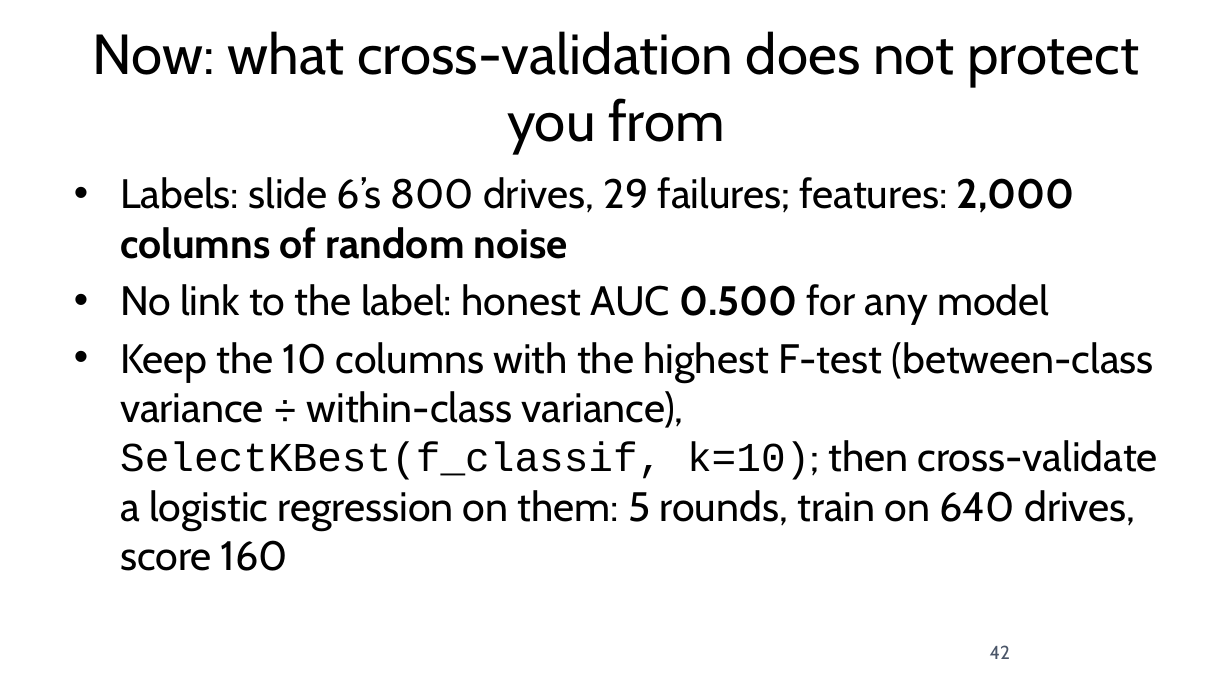
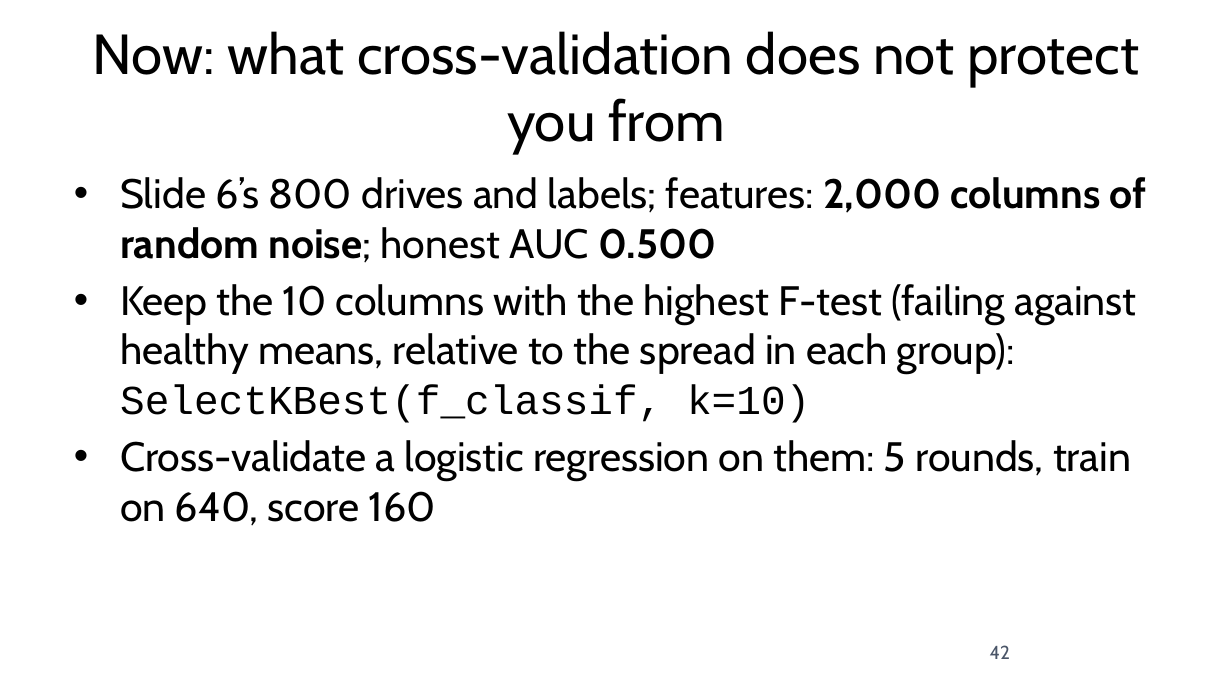
Before and after one commit to fabioantonini/technologies-for-artificial-intelligence, a slide deck: slide 42 of Lessons/05_experimental_methodology/Slides/experimental_methodology_slides.pptx. Drawn at 1232x693 pixels with LibreOffice and Linux fonts; fonts in the diff are those of the drawing; background and template pictures are left out. Boxes give left, top, right and bottom in pixels: in the first picture for what was removed or moved away, otherwise in the second. Text is boxed around its words. In the diff, an @@ line names an element or a change of style, - is before the commit and + after.

```diff
--- a/Lessons/05_experimental_methodology/Slides/experimental_methodology_slides.pptx
+++ b/Lessons/05_experimental_methodology/Slides/experimental_methodology_slides.pptx
@@ text at <box>120,177,1147,526</box>: text changed @@
-• Labels: slide 6’s 800 drives, 29 failures; features: 2,000 columns of random noise
-• No link to the label: honest AUC 0.500 for any model
-• Keep the 10 columns with the highest F-test (between-class variance ÷ within-class variance), SelectKBest(f_classif, k=10); then cross-validate a logistic regression on them: 5 rounds, train on 640 drives, score 160
+• Slide 6’s 800 drives and labels; features: 2,000 columns of random noise; honest AUC 0.500
+• Keep the 10 columns with the highest F-test (failing against healthy means, relative to the spread in each group): SelectKBest(f_classif, k=10)
+• Cross-validate a logistic regression on them: 5 rounds, train on 640, score 160
```
Also in this commit, not shown: 27 other slides changed, 21 other files.
